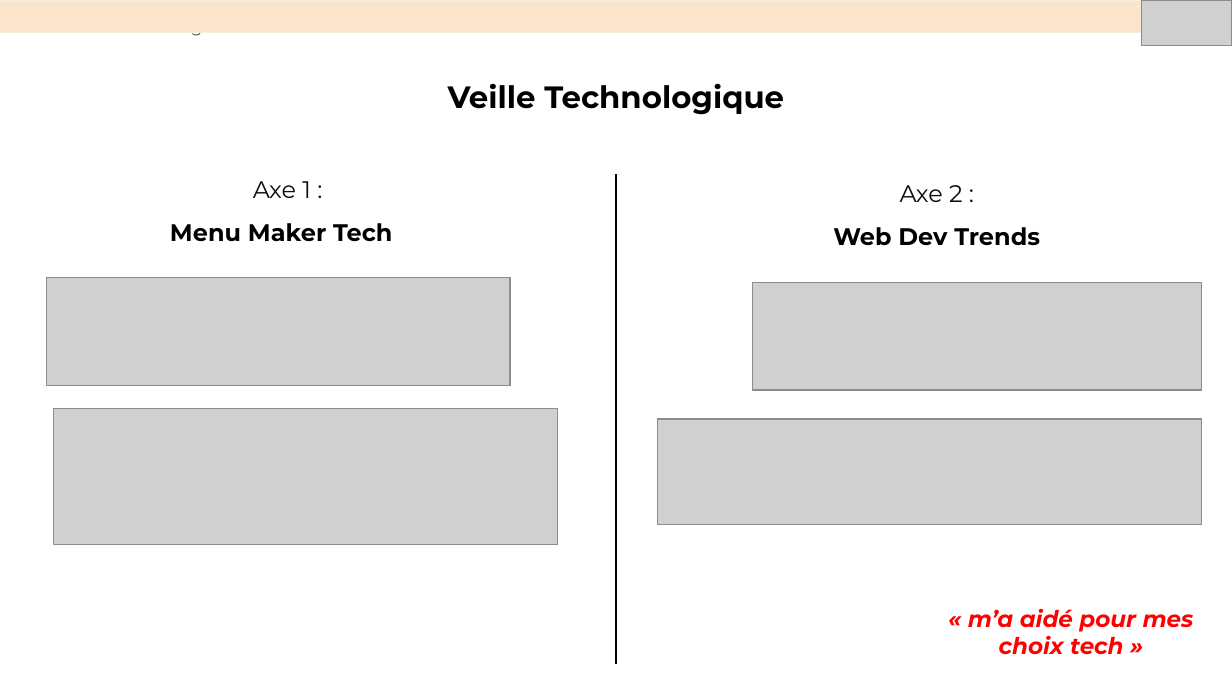
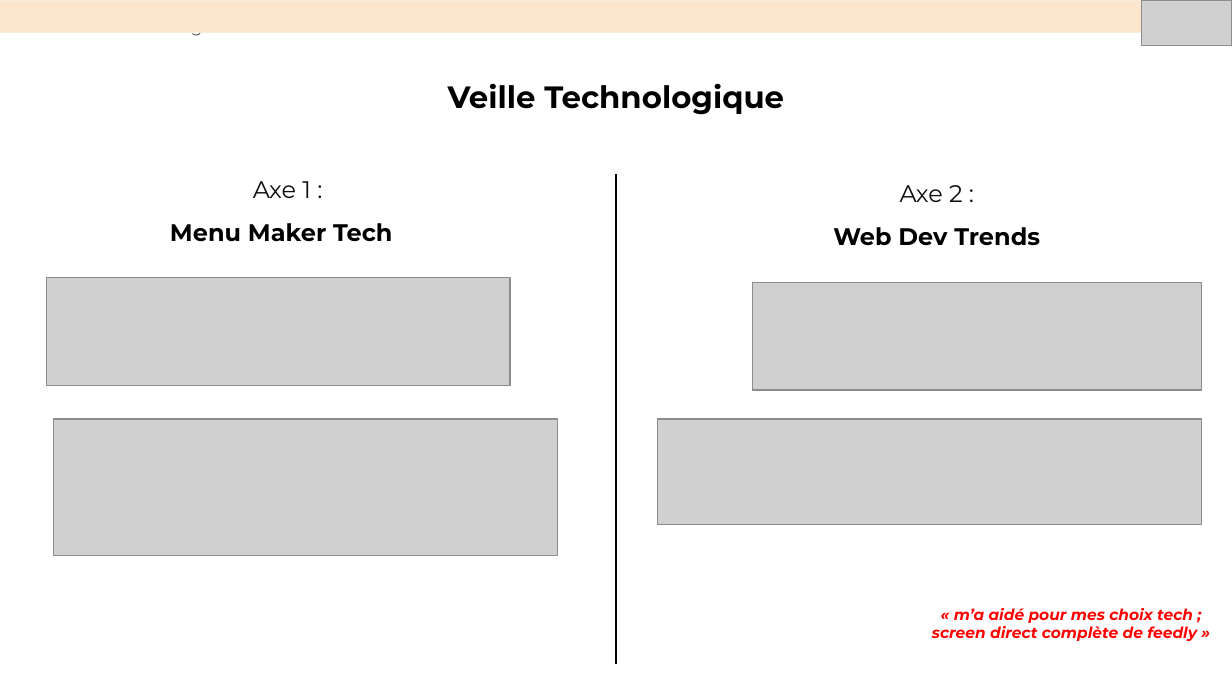
Before and after one commit to Mounir-Bmz/Planifiez-le-d-veloppement-du-site-de-votre-client, a slide deck: slide 8 of Présentation+Soufiane.pptx. Drawn at 1232x693 pixels with LibreOffice and Linux fonts; fonts in the diff are those of the drawing; grey boxes stand for pictures. Boxes give left, top, right and bottom in pixels: in the first picture for what was removed or moved away, otherwise in the second. Text is boxed around its words. In the diff, an @@ line names an element or a change of style, - is before the commit and + after.

Commit message:
Update PPT

```diff
--- a/Présentation+Soufiane.pptx
+++ b/Présentation+Soufiane.pptx
@@ picture: place and size @@
-picture at (54,409,558,545)
+picture at (54,419,558,554)
@@ text at (932,608,1197,641): text changed; size 13.5 to 9 pt @@
-« m’a aidé pour mes choix tech »
+« m’a aidé pour mes choix tech ; screen direct complète de feedly »
```
Also in this commit, not shown: 2 other slides changed.
